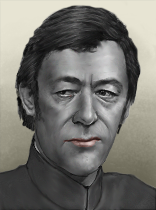
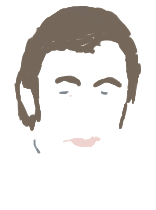
Two versions of the same layered image (156 x 210). Layer-by-layer changes:
showed "Layer 3" over [14, 6, 141, 154]
hid "Layer 1" over [0, 0, 156, 210]
hid "Background" over [0, 0, 156, 210]
